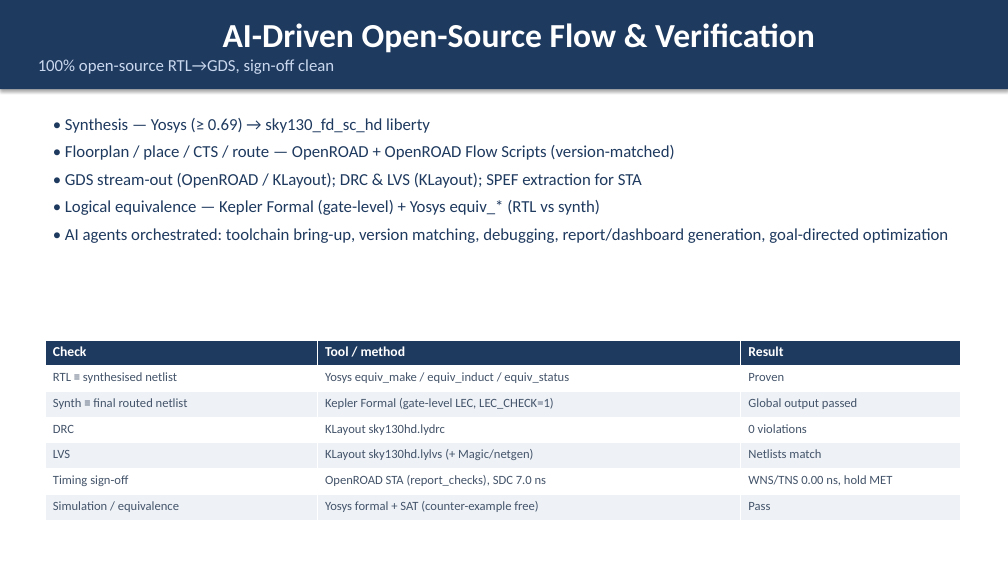
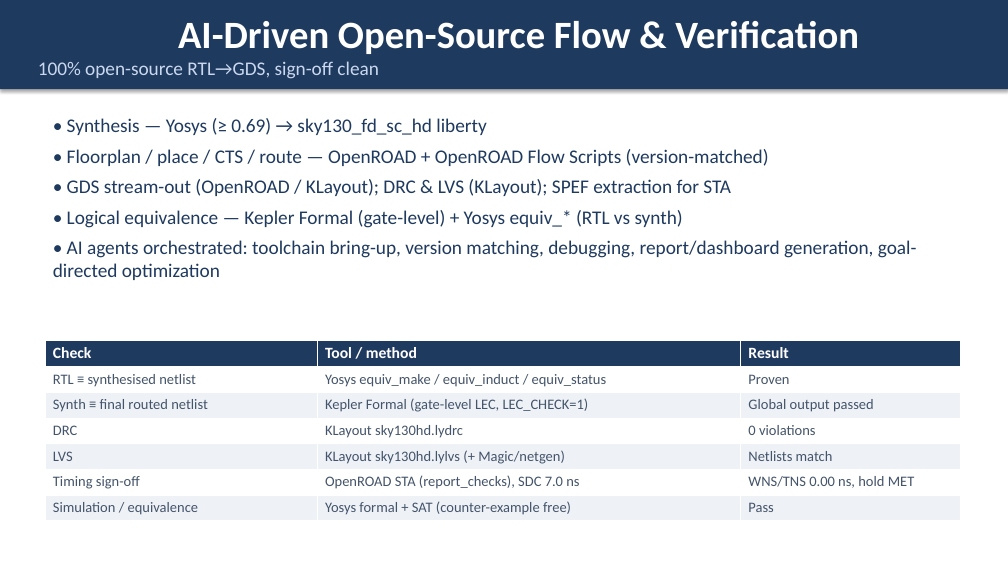
Before and after one commit to wuhannus/lunarch, a slide deck: slide 6 of flow/LUNARCH_AI_Driven_Chip_Design.pptx. Drawn at 1008x567 pixels with LibreOffice and Linux fonts; fonts in the diff are those of the drawing. Boxes give left, top, right and bottom in pixels: in the first picture for what was removed or moved away, otherwise in the second. Text is boxed around its words. In the diff, an @@ line names an element or a change of style, - is before the commit and + after.

```diff
--- a/flow/LUNARCH_AI_Driven_Chip_Design.pptx
+++ b/flow/LUNARCH_AI_Driven_Chip_Design.pptx
@@ rectangle "AI-Driven Open-Source Flow & Verification" at <box>0,0,1008,89</box>: size 32 to 36.8 pt in "AI-Driven Open-Source Flow & Verification"; size 16 to 18.4 pt in "100% open-source RTL→GDS, sign-off clean" @@
@@ text "• Synthesis — Yosys (≥ ..." at <box>53,118,917,280</box>: size 16 to 18.4 pt @@
@@ table at <box>45,340,960,520</box> @@
@@ size 13 to 14.9 pt in "Check", "Tool / method", "Result" @@
@@ size 12 to 13.8 pt @@
```
Also in this commit, not shown: 18 other slides changed, 1 slide added, 1 other file.
